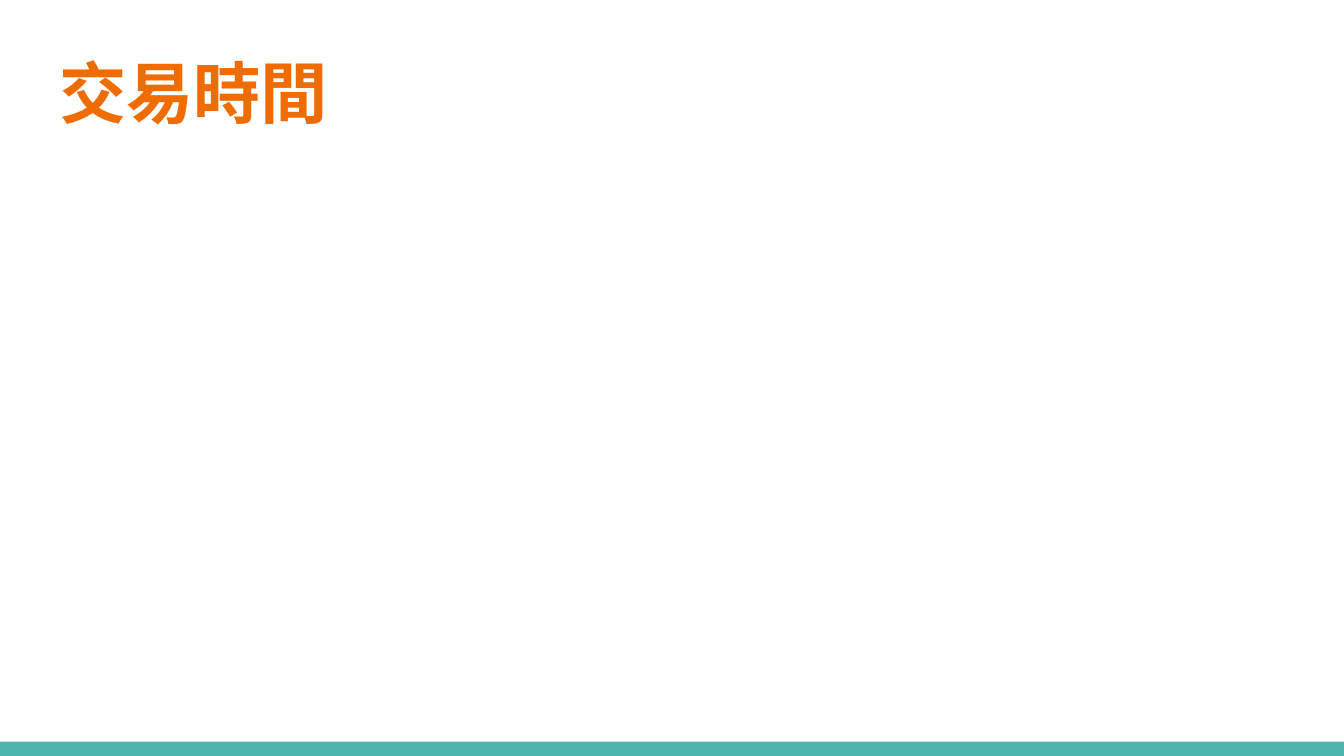
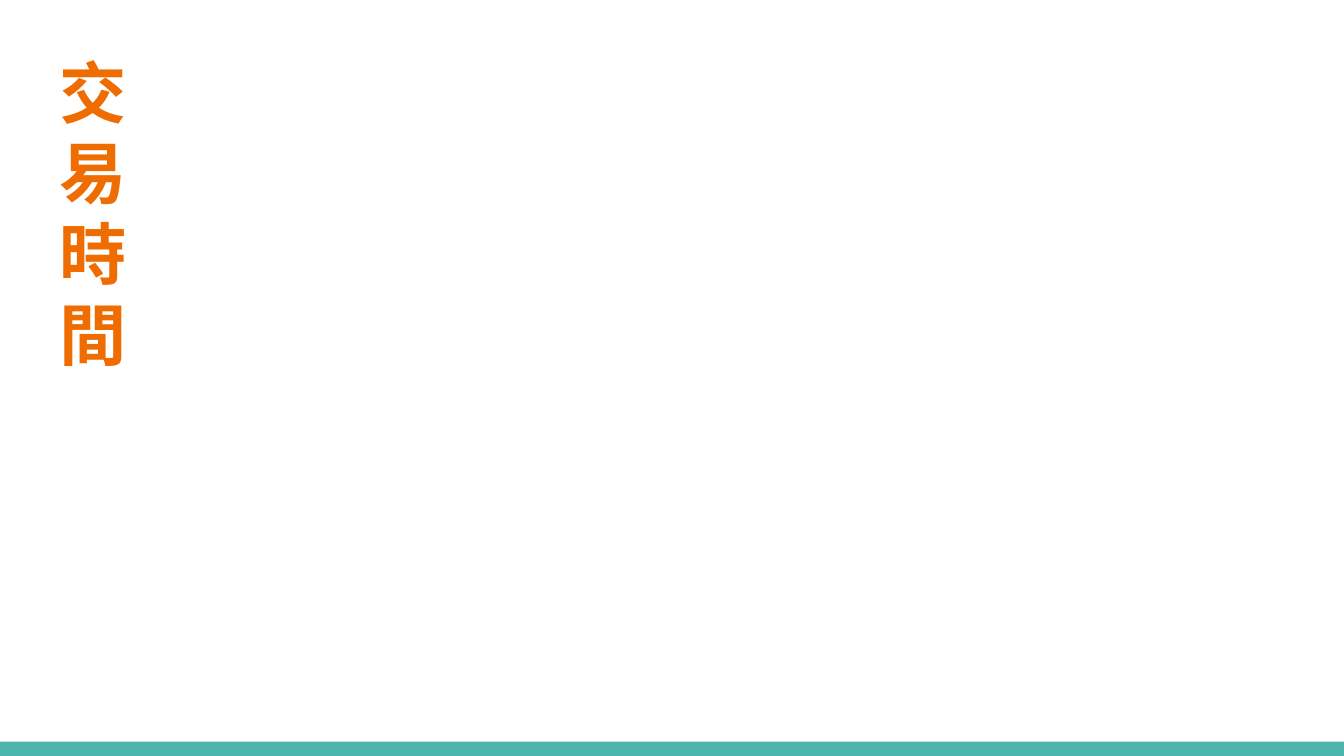
Before and after one commit to henry186/real-estate, a slide deck: slide 25 of 報告/報告.pptx (slide 23 before the commit). Drawn at 1344x756 pixels with LibreOffice and Linux fonts; fonts in the diff are those of the drawing. Boxes give left, top, right and bottom in pixels: in the first picture for what was removed or moved away, otherwise in the second. Text is boxed around its words. In the diff, an @@ line names an element or a change of style, - is before the commit and + after.

```diff
--- a/報告/報告.pptx
+++ b/報告/報告.pptx
@@ title "交易時間" rewrapped from [59, 60, 328, 125] to [59, 60, 126, 366] @@
```
Also in this commit, not shown: 8 other slides changed, 3 slides added, 1 slide removed, 2 other files.
